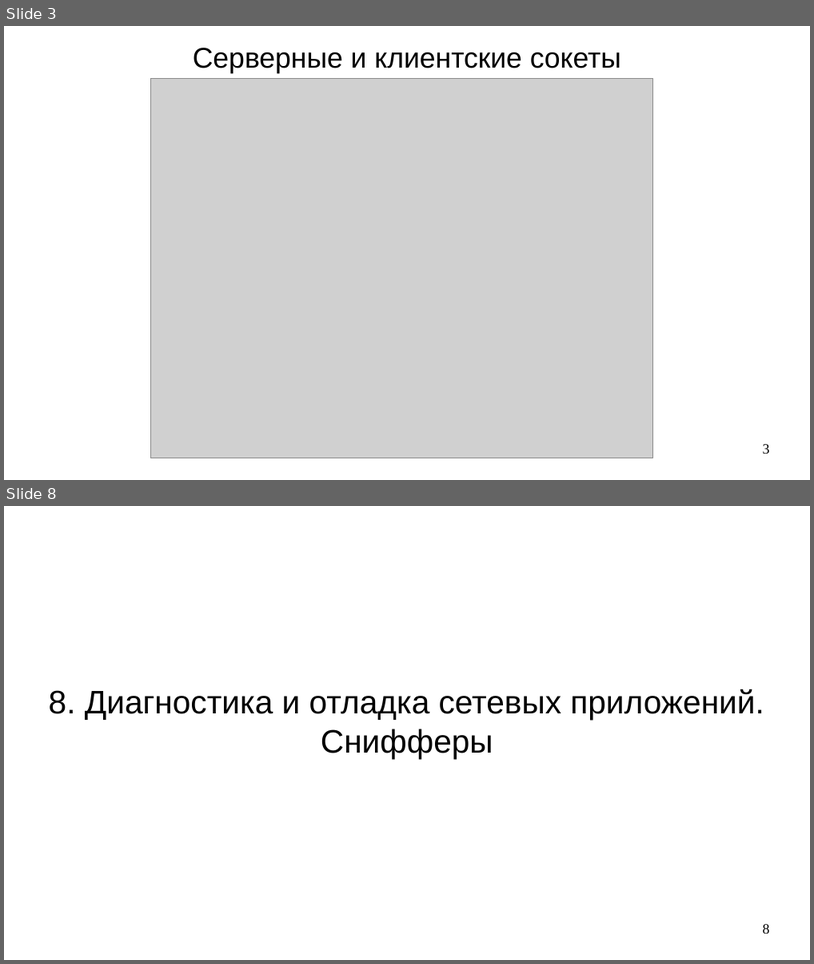
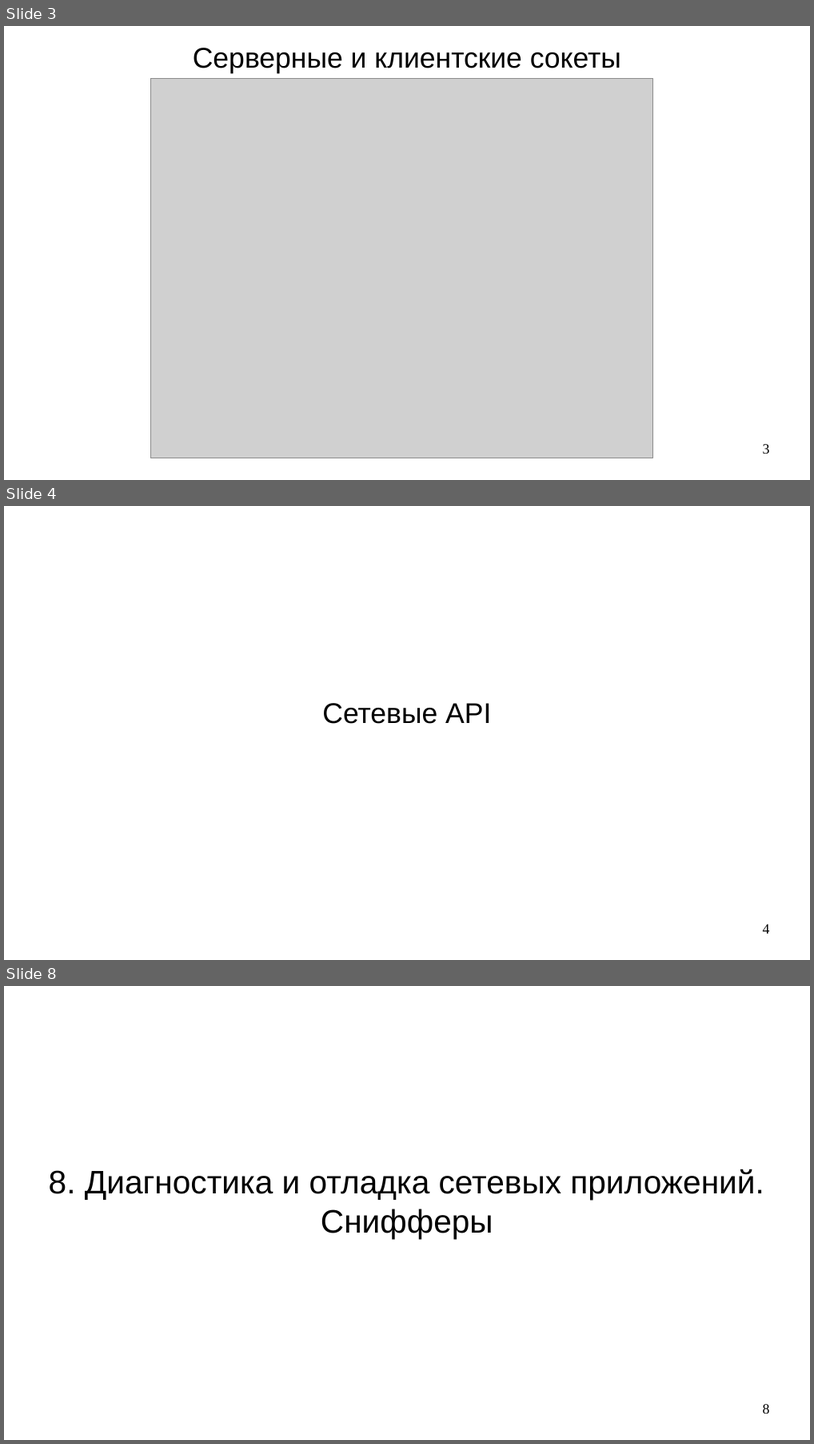
Before and after one commit to steelcraft/stud-lab, a slide deck: Лекции/CBNET01#L5.odp. Shown one above the other, each under a label of ours: slides 3 and 8 before the commit, slides 3, 4 and 8 after it; the slides between them are not shown. The pictures are 814x964 and 814x1444 pixels, drawn with LibreOffice and Linux fonts; fonts in the diff are those of the drawing; grey boxes stand for pictures. Boxes give left, top, right and bottom in pixels: in the first picture for what was removed or moved away, otherwise in the second. Text is boxed around its words. In the diff, an @@ line names an element or a change of style, - is before the commit and + after.

```diff
--- a/Лекции/CBNET01#L5.odp
+++ b/Лекции/CBNET01#L5.odp
@@ slide 4 added at <box>4,506,810,960</box>, background #FFFFFF @@
@@ title added at <box>322,703,491,724</box>, 28 pt, text #000000 @@
+Сетевые API
@@ page number added at <box>763,924,770,933</box>, 14 pt, text #000000 @@
+4
```
Also in this commit, not shown: 2 slides changed, 1 other slide added, 2 slides removed.
